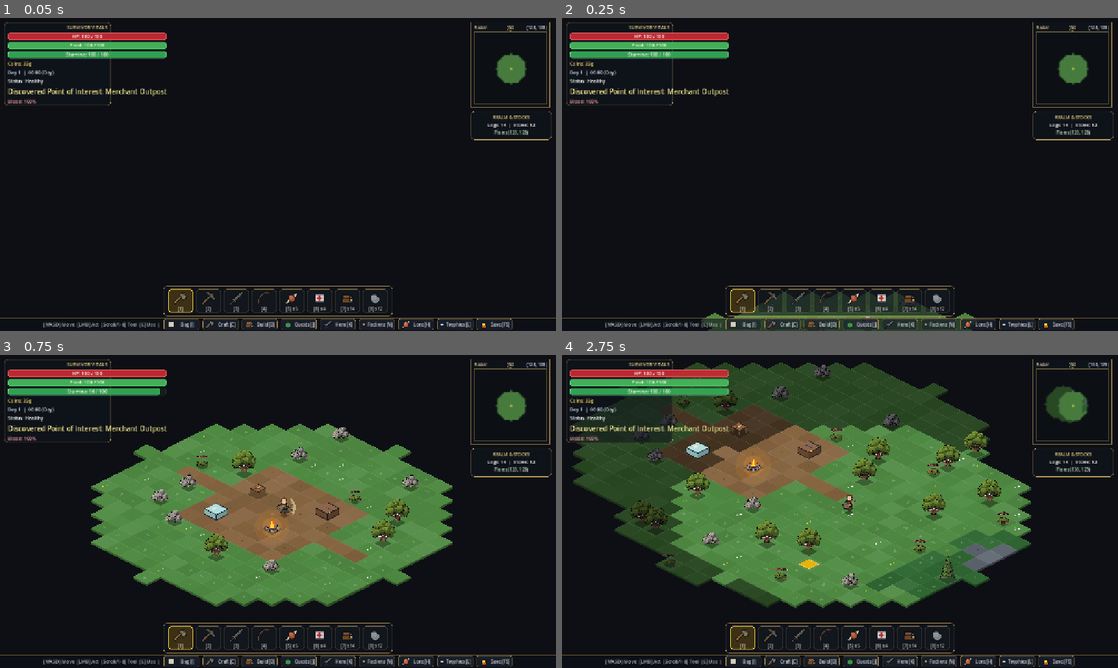
Above: before the commit, frames 1-4 (two rows, left to right).
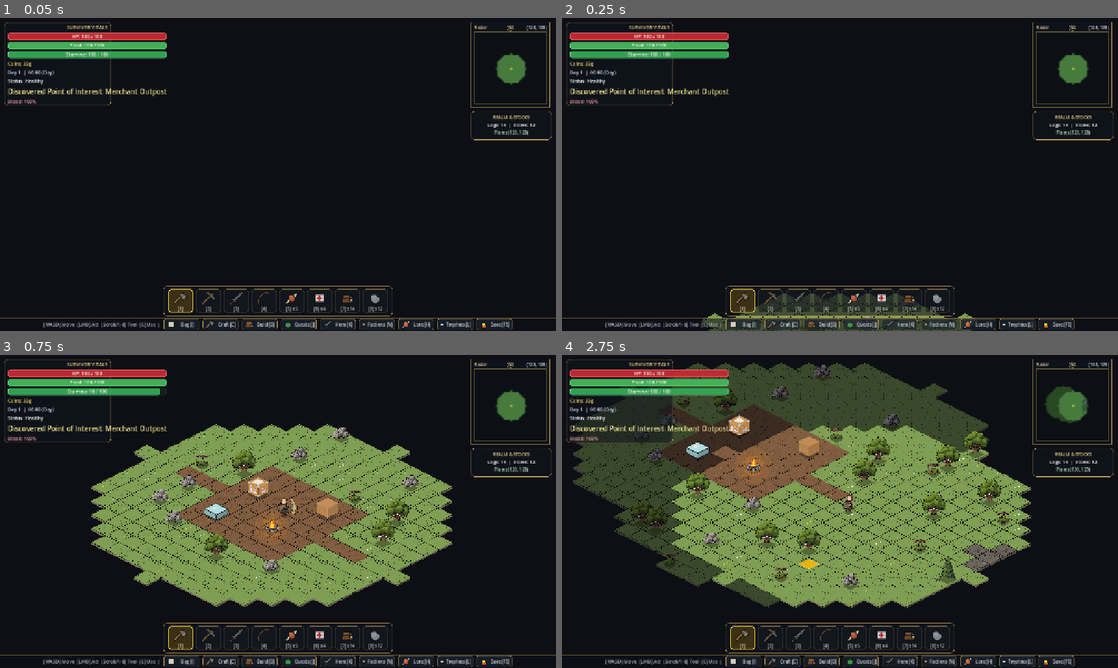
Above: after the commit, the same moments.

Repository: mrsgemaseny/MiniLife
Game: Godot game, scene res://scenes/main.tscn
Two runs of this game, one before a commit and one after it. Both use one fixed random seed, a clock stepped at 60 frames per second and the inputs below.
Inputs (mouse positions are in pixels of both pictures, inside the frame that each line leads up to):
- Up to frame 1 (0.05 s): no input
- Up to frame 2 (0.25 s): no input
- Up to frame 3 (0.75 s): tap Enter at 0.5 s; move the mouse to (400, 495) at 0.52 s; press the mouse at (400, 495) at 0.53 s; hold D (move_right) from 0.53 s (still down)
- Up to frame 4 (2.75 s): move the mouse to (728, 527) at 1.27 s; release D (move_right) at 1.28 s; release the mouse at (728, 527) at 1.28 s; hold S (move_down) 1.28-2.03 s; tap Middle mouse button (demolish) at 1.35 s; move the mouse to (895, 442) at 2.02 s; hold D (move_right) from 2.03 s (still down); hold E (interact) from 2.03 s (still down)

Frame 1 is identical in both runs. In frame 2, 0.4% of the frame differs, in the area x 25-75%, y 87-100%; in frame 3, 22%; in frame 4, 24%, in the area x 1-85%, y 2-81%.

Commit message:
feat(render): integrate sliced isometric textures into world tiles, resources, and structures

Diff:
--- a/scripts/entities/resource_node.gd
+++ b/scripts/entities/resource_node.gd
@@ -65,18 +65,18 @@
 static func _get_tex(path: String) -> Texture2D:
 	if _res_tex_cache.has(path):
 		return _res_tex_cache[path] as Texture2D
+	var tex: Texture2D = null
 	if ResourceLoader.exists(path):
-		var t: Texture2D = load(path) as Texture2D
-		_res_tex_cache[path] = t
-		return t
-	var global_p: String = ProjectSettings.globalize_path(path)
-	if FileAccess.file_exists(global_p):
-		var img: Image = Image.load_from_file(global_p)
-		if img != null:
-			var itex: ImageTexture = ImageTexture.create_from_image(img)
-			_res_tex_cache[path] = itex
-			return itex
-	return null
+		tex = load(path) as Texture2D
+	if tex == null:
+		var global_p: String = ProjectSettings.globalize_path(path)
+		if FileAccess.file_exists(global_p):
+			var img: Image = Image.load_from_file(global_p)
+			if img != null:
+				tex = ImageTexture.create_from_image(img)
+	if tex != null:
+		_res_tex_cache[path] = tex
+	return tex
 
 
 func _draw() -> void:
--- a/scripts/entities/structure_entity.gd
+++ b/scripts/entities/structure_entity.gd
@@ -76,6 +76,26 @@
 
 	if needs_redraw:
 		queue_redraw()
+
+
+static var _block_tex_cache: Dictionary = {}
+
+static func _get_block_tex(tex_name: String) -> Texture2D:
+	if _block_tex_cache.has(tex_name):
+		return _block_tex_cache[tex_name] as Texture2D
+	var path: String = "res://assets/sprites/blocks/" + tex_name + ".png"
+	var tex: Texture2D = null
+	if ResourceLoader.exists(path):
+		tex = load(path) as Texture2D
+	if tex == null:
+		var global_p: String = ProjectSettings.globalize_path(path)
+		if FileAccess.file_exists(global_p):
+			var img: Image = Image.load_from_file(global_p)
+			if img != null:
+				tex = ImageTexture.create_from_image(img)
+	if tex != null:
+		_block_tex_cache[tex_name] = tex
+	return tex
 
 
 func _draw() -> void:
@@ -121,6 +141,33 @@
 		_draw_construction_overlay()
 		return
 
+	# Voxel block sprite mapping for structures
+	var block_name: String = ""
+	if structure_id == "workbench":
+		block_name = "voxelTile_18"
+	elif structure_id == "forge":
+		block_name = "voxelTile_17"
+	elif structure_id == "storage":
+		block_name = "voxelTile_28"
+	elif structure_id == "wall":
+		block_name = "voxelTile_19"
+	elif structure_id == "wood_wall" or structure_id == "door":
+		block_name = "voxelTile_14"
+
+	if block_name != "":
+		var btex: Texture2D = _get_block_tex(block_name)
+		if btex != null:
+			var mod_col: Color = Color.WHITE
+			if structure_id == "door" and is_door_open:
+				mod_col.a = 0.42
+			draw_texture_rect(btex, Rect2(-24.0, -38.0, 48.0, 46.0), false, mod_col)
+			if structure_id == "forge":
+				var flame_flicker: float = sin(_flame_phase) * 1.5
+				draw_circle(Vector2(0.0, -12.0), 3.5 + flame_flicker * 0.4, Color(1.0, 0.55, 0.12, 0.90))
+				draw_circle(Vector2(0.0, -13.0), 2.0, Color(1.0, 0.88, 0.28, 0.95))
+			_draw_construction_overlay()
+			return
+
 	if structure_id == "workbench":
 		var wood_col: Color = Color(0.58, 0.39, 0.22)
 		var leg_col: Color = wood_col.darkened(0.28)
--- a/scripts/systems/world_system.gd
+++ b/scripts/systems/world_system.gd
@@ -81,6 +81,26 @@
 	return b
 
 
+var _tile_tex_cache: Dictionary = {}
+
+func _get_tile_tex(tex_name: String) -> Texture2D:
+	if _tile_tex_cache.has(tex_name):
+		return _tile_tex_cache[tex_name] as Texture2D
+	var path: String = "res://assets/sprites/world/tiles/" + tex_name + ".png"
+	var tex: Texture2D = null
+	if ResourceLoader.exists(path):
+		tex = load(path) as Texture2D
+	if tex == null:
+		var global_p: String = ProjectSettings.globalize_path(path)
+		if FileAccess.file_exists(global_p):
+			var img: Image = Image.load_from_file(global_p)
+			if img != null:
+				tex = ImageTexture.create_from_image(img)
+	if tex != null:
+		_tile_tex_cache[tex_name] = tex
+	return tex
+
+
 func get_biome_color_fast(tpos: Vector2i) -> Color:
 	var b: String = get_biome_cached(tpos)
 	return ProceduralTileset.BIOME_PALETTE.get(b, Color(0.31, 0.54, 0.26))
@@ -106,42 +126,62 @@
 
 			var center: Vector2 = Config.world_to_iso(tpos)
 			var biome_id: String = get_biome_cached(tpos)
-			var col: Color = ProceduralTileset.BIOME_PALETTE.get(biome_id, Color(0.34, 0.56, 0.25))
 			var hash_val: int = absi((tpos.x * 73856093) ^ (tpos.y * 19349663))
 
 			# Warm dirt clearing/path around the starter settlement camp
 			var dist_center: int = Config.tile_distance(tpos, world_center)
 			var is_camp_dirt: bool = (dist_center <= 3) or (tpos.y == world_center.y and abs(tpos.x - world_center.x) <= 6)
+
+			var col: Color = ProceduralTileset.BIOME_PALETTE.get(biome_id, Color(0.34, 0.56, 0.25))
 			if is_camp_dirt and biome_id != "mountains":
 				col = Color(0.52, 0.39, 0.25)
-
 			var variation: float = float(hash_val % 9 - 4) * 0.014
 			col = col.lightened(variation) if variation > 0.0 else col.darkened(-variation)
-
 			if fstate == int(FogState.VISITED):
 				col = col.darkened(0.48)
 
-			var top_pt: Vector2 = center + Vector2(0.0, -hh)
-			var right_pt: Vector2 = center + Vector2(hw, 0.0)
-			var bot_pt: Vector2 = center + Vector2(0.0, hh)
-			var left_pt: Vector2 = center + Vector2(-hw, 0.0)
-
-			# 3D extruded isometric tile skirts (left & right bevels)
-			var left_skirt: PackedVector2Array = PackedVector2Array([
-				left_pt, bot_pt, bot_pt + Vector2(0.0, bevel_h), left_pt + Vector2(0.0, bevel_h)
-			])
-			var right_skirt: PackedVector2Array = PackedVector2Array([
-				bot_pt, right_pt, right_pt + Vector2(0.0, bevel_h), bot_pt + Vector2(0.0, bevel_h)
-			])
-			draw_colored_polygon(left_skirt, col.darkened(0.32))
-			draw_colored_polygon(right_skirt, col.darkened(0.44))
-
-			var poly: PackedVector2Array = PackedVector2Array([top_pt, right_pt, bot_pt, left_pt])
-			draw_colored_polygon(poly, col)
-			draw_line(top_pt, right_pt, col.lightened(0.10), 1.0)
-			draw_line(top_pt, left_pt, col.lightened(0.06), 1.0)
-			draw_line(left_pt, bot_pt, col.darkened(0.18), 1.0)
-			draw_line(bot_pt, right_pt, col.darkened(0.22), 1.0)
+			var tile_tex_name: String = "tile_grass"
+			if is_camp_dirt:
+				tile_tex_name = "tile_dirt"
+			elif biome_id == "desert":
+				tile_tex_name = "tile_sand"
+			elif biome_id == "swamp":
+				tile_tex_name = "tile_swamp"
+			elif biome_id == "mountains":
+				tile_tex_name = "tile_mountain"
+			elif biome_id == "snow":
+				tile_tex_name = "tile_snow"
+			elif biome_id == "water":
+				tile_tex_name = "tile_water"
+			else:
+				tile_tex_name = "tile_grass"
+
+			var tile_tex: Texture2D = _get_tile_tex(tile_tex_name)
+			if tile_tex != null:
+				var modulate_col: Color = Color(0.46, 0.46, 0.52, 1.0) if fstate == int(FogState.VISITED) else Color.WHITE
+				draw_texture_rect(tile_tex, Rect2(center.x - 32.0, center.y - 16.0, 64.0, 37.0), false, modulate_col)
+			else:
+				var top_pt: Vector2 = center + Vector2(0.0, -hh)
+				var right_pt: Vector2 = center + Vector2(hw, 0.0)
+				var bot_pt: Vector2 = center + Vector2(0.0, hh)
+				var left_pt: Vector2 = center + Vector2(-hw, 0.0)
+
+				# 3D extruded isometric tile skirts (left & right bevels)
+				var left_skirt: PackedVector2Array = PackedVector2Array([
+					left_pt, bot_pt, bot_pt + Vector2(0.0, bevel_h), left_pt + Vector2(0.0, bevel_h)
+				])
+				var right_skirt: PackedVector2Array = PackedVector2Array([
+					bot_pt, right_pt, right_pt + Vector2(0.0, bevel_h), bot_pt + Vector2(0.0, bevel_h)
+				])
+				draw_colored_polygon(left_skirt, col.darkened(0.32))
+				draw_colored_polygon(right_skirt, col.darkened(0.44))
+
+				var poly: PackedVector2Array = PackedVector2Array([top_pt, right_pt, bot_pt, left_pt])
+				draw_colored_polygon(poly, col)
+				draw_line(top_pt, right_pt, col.lightened(0.10), 1.0)
+				draw_line(top_pt, left_pt, col.lightened(0.06), 1.0)
+				draw_line(left_pt, bot_pt, col.darkened(0.18), 1.0)
+				draw_line(bot_pt, right_pt, col.darkened(0.22), 1.0)
 
 			# Rich surface detail (lush grass blades, wildflowers, pebbles, camp warmth)
 			if fstate == int(FogState.VISIBLE):
--- a/scripts/tools/check_bg.gd
+++ /dev/null
@@ -1,12 +0,0 @@
-@tool
-extends SceneTree
-
-func _init() -> void:
-	var img: Image = Image.load_from_file("C:/Users/murat/Downloads/Gemini_Generated_Image_dy99gydy99gydy99.jpg")
-	for y in range(0, 40, 8):
-		var row: String = ""
-		for x in range(0, 40, 8):
-			var c: Color = img.get_pixel(x, y)
-			row += "(%.2f,%.2f,%.2f) " % [c.r, c.g, c.b]
-		print("Row ", y, ": ", row)
-	quit(0)
--- a/scripts/tools/check_sizes.gd
+++ /dev/null
@@ -1,16 +0,0 @@
-@tool
-extends SceneTree
-
-func _init() -> void:
-	var paths: Array[String] = [
-		"C:/Users/murat/Downloads/Gemini_Generated_Image_e941lte941lte941.jpg",
-		"C:/Users/murat/Downloads/Gemini_Generated_Image_dy99gydy99gydy99.jpg",
-		"C:/Users/murat/Downloads/Gemini_Generated_Image_xdd38zxdd38zxdd3.jpg"
-	]
-	for p in paths:
-		var img: Image = Image.load_from_file(p)
-		if img != null:
-			print(p.get_file(), " -> Size: ", img.get_size(), " Format: ", img.get_format())
-		else:
-			print("Failed to load: ", p)
-	quit(0)
--- a/scripts/tools/slice_and_save_sprites.gd
+++ /dev/null
@@ -1,168 +0,0 @@
-@tool
-extends SceneTree
-
-func _init() -> void:
-	print("Starting sprite slicing and transparency processing...")
-	DirAccess.make_dir_recursive_absolute("res://assets/sprites/world/tiles")
-	DirAccess.make_dir_recursive_absolute("res://assets/sprites/world/resources")
-	DirAccess.make_dir_recursive_absolute("res://assets/sprites/world/growth")
-
-	_slice_resources()
-	_slice_tiles()
-	_slice_growth()
-	print("All sprites successfully sliced and saved as transparent PNGs!")
-	quit(0)
-
-func _is_checkerboard(c: Color) -> bool:
-	var diff_rg: float = absf(c.r - c.g)
-	var diff_gb: float = absf(c.g - c.b)
-	var diff_rb: float = absf(c.r - c.b)
-	var is_neutral: bool = (diff_rg < 0.06 and diff_gb < 0.06 and diff_rb < 0.06)
-	var is_bright: bool = (c.r >= 0.68 and c.g >= 0.68 and c.b >= 0.68)
-	return is_neutral and is_bright
-
-func _remove_checkerboard_flood(img: Image) -> void:
-	var w: int = img.get_width()
-	var h: int = img.get_height()
-	var visited: PackedByteArray = PackedByteArray()
-	visited.resize(w * h)
-	visited.fill(0)
-
-	var queue: Array[Vector2i] = []
-
-	# Push all border pixels that match checkerboard
-	for x in range(w):
-		for y in [0, h - 1]:
-			var idx: int = y * w + x
-			if visited[idx] == 0:
-				visited[idx] = 1
-				var c: Color = img.get_pixel(x, y)
-				if _is_checkerboard(c):
-					img.set_pixel(x, y, Color(0, 0, 0, 0))
-					queue.append(Vector2i(x, y))
-
-	for y in range(h):
-		for x in [0, w - 1]:
-			var idx: int = y * w + x
-			if visited[idx] == 0:
-				visited[idx] = 1
-				var c: Color = img.get_pixel(x, y)
-				if _is_checkerboard(c):
-					img.set_pixel(x, y, Color(0, 0, 0, 0))
-					queue.append(Vector2i(x, y))
-
-	# BFS flood fill
-	var q_idx: int = 0
-	while q_idx < queue.size():
-		var pt: Vector2i = queue[q_idx]
-		q_idx += 1
-
-		for dir in [Vector2i(1, 0), Vector2i(-1, 0), Vector2i(0, 1), Vector2i(0, -1)]:
-			var nx: int = pt.x + dir.x
-			var ny: int = pt.y + dir.y
-			if nx >= 0 and nx < w and ny >= 0 and ny < h:
-				var nidx: int = ny * w + nx
-				if visited[nidx] == 0:
-					visited[nidx] = 1
-					var nc: Color = img.get_pixel(nx, ny)
-					if _is_checkerboard(nc):
-						img.set_pixel(nx, ny, Color(0, 0, 0, 0))
-						queue.append(Vector2i(nx, ny))
-
-func _crop_and_save(img: Image, out_path: String) -> void:
-	var w: int = img.get_width()
-	var h: int = img.get_height()
-	var min_x: int = w
-	var min_y: int = h
-	var max_x: int = 0
-	var max_y: int = 0
-
-	for y in range(h):
-		for x in range(w):
-			if img.get_pixel(x, y).a > 0.05:
-				if x < min_x: min_x = x
-				if y < min_y: min_y = y
-				if x > max_x: max_x = x
-				if y > max_y: max_y = y
-
-	if min_x <= max_x and min_y <= max_y:
-		var crop_w: int = (max_x - min_x) + 1
-		var crop_h: int = (max_y - min_y) + 1
-		var cropped: Image = img.get_region(Rect2i(min_x, min_y, crop_w, crop_h))
-		cropped.save_png(out_path)
-		print("Saved: ", out_path, " (", crop_w, "x", crop_h, ")")
-	else:
-		img.save_png(out_path)
-		print("Saved uncropped: ", out_path)
-
-func _slice_resources() -> void:
-	var path: String = "C:/Users/murat/Downloads/Gemini_Generated_Image_dy99gydy99gydy99.jpg"
-	var sheet: Image = Image.load_from_file(path)
-	if sheet == null:
-		print("Error: Could not load ", path)
-		return
-
-	var cell_w: int = 2752 / 3
-	var cell_h: int = 1536 / 3
-
-	var names: Array[Array] = [
-		["oak_tree", "pine_tree", "boulder"],
-		["berry_bush", "mushrooms", "dead_tree"],
-		["wildflowers", "reeds", "pebbles"]
-	]
-
-	for row in range(3):
-		for col in range(3):
-			var rname: String = str(names[row][col])
-			var rx: int = col * cell_w
-			var ry: int = row * cell_h
-			var cell: Image = sheet.get_region(Rect2i(rx, ry, cell_w, cell_h))
-			cell.convert(Image.FORMAT_RGBA8)
-			_remove_checkerboard_flood(cell)
-			_crop_and_save(cell, "res://assets/sprites/world/resources/%s.png" % rname)
-
-func _slice_tiles() -> void:
-	var path: String = "C:/Users/murat/Downloads/Gemini_Generated_Image_e941lte941lte941.jpg"
-	var sheet: Image = Image.load_from_file(path)
-	if sheet == null:
-		print("Error: Could not load ", path)
-		return
-
-	var cell_w: int = 2752 / 3
-	var cell_h: int = 1536 / 3
-
-	var names: Array[Array] = [
-		["tile_grass", "tile_dirt", "tile_flagstone"],
-		["tile_water", "tile_sand", "tile_swamp"],
-		["tile_stone_path", "tile_snow", "tile_mountain"]
-	]
-
-	for row in range(3):
-		for col in range(3):
-			var tname: String = str(names[row][col])
-			var rx: int = col * cell_w
-			var ry: int = row * cell_h
-			var cell: Image = sheet.get_region(Rect2i(rx, ry, cell_w, cell_h))
-			cell.convert(Image.FORMAT_RGBA8)
-			_remove_checkerboard_flood(cell)
-			_crop_and_save(cell, "res://assets/sprites/world/tiles/%s.png" % tname)
-
-func _slice_growth() -> void:
-	var path: String = "C:/Users/murat/Downloads/Gemini_Generated_Image_xdd38zxdd38zxdd3.jpg"
-	var sheet: Image = Image.load_from_file(path)
-	if sheet == null:
-		print("Error: Could not load ", path)
-		return
-
-	var cell_w: int = 2752 / 4
-	var cell_h: int = 1536
-
-	var names: Array[String] = ["tree_sapling", "tree_small", "tree_mature", "tree_ancient"]
-
-	for col in range(4):
-		var gname: String = names[col]
-		var rx: int = col * cell_w
-		var cell: Image = sheet.get_region(Rect2i(rx, 0, cell_w, cell_h))
-		cell.convert(Image.FORMAT_RGBA8)
-		_remove_checkerboard_flood(cell)
-		_crop_and_save(cell, "res://assets/sprites/world/growth/%s.png" % gname)
Not shown, changed: .agents/CONTEXT.md
